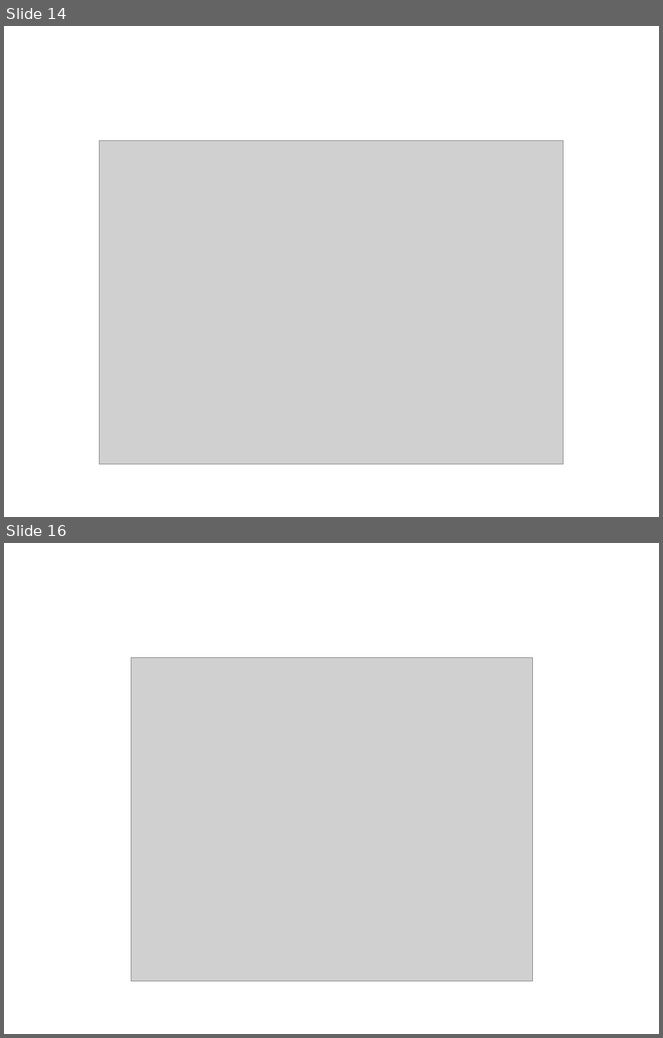
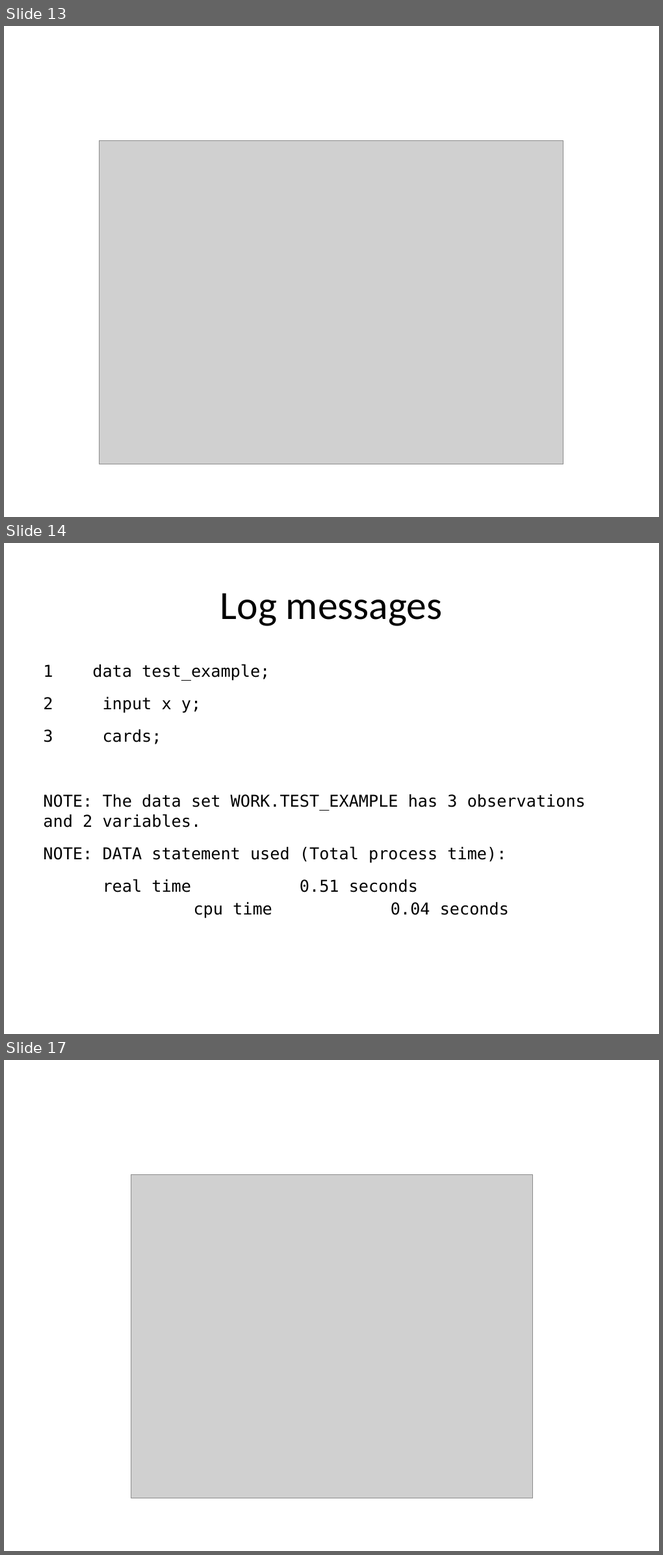
Before and after one commit to pmean/introduction-to-SAS, a slide deck: part0/src/getting-started.pptx. Shown one above the other, each under a label of ours: slides 14 and 16 before the commit, slides 13, 14 and 17 after it; the slides between them are not shown. The pictures are 663x1038 and 663x1555 pixels, drawn with LibreOffice and Linux fonts; fonts in the diff are those of the drawing; grey boxes stand for pictures. Boxes give left, top, right and bottom in pixels: in the first picture for what was removed or moved away, otherwise in the second. Text is boxed around its words. In the diff, an @@ line names an element or a change of style, - is before the commit and + after.

```diff
--- a/part0/src/getting-started.pptx
+++ b/part0/src/getting-started.pptx
@@ slide 14 added at (4, 543, 659, 1034), background #FFFFFF @@
@@ title added at (220, 593, 443, 626), 44 pt, text #000000 @@
+Log messages
@@ text added at (43, 664, 586, 915), 18 pt, text #000000 @@
+1 data test_example;
+2 input x y;
+3 cards;
+NOTE: The data set WORK.TEST_EXAMPLE has 3 observations and 2 variables.
+NOTE: DATA statement used (Total process time):
+real time 0.51 seconds
+cpu time 0.04 seconds
@@ what was slide 14 is now slide 13 @@
@@ what was slide 16 is now slide 17 @@
```
Also in this commit, not shown: 4 slides changed, 1 other slide added, 1 slide removed, 2 other files.
